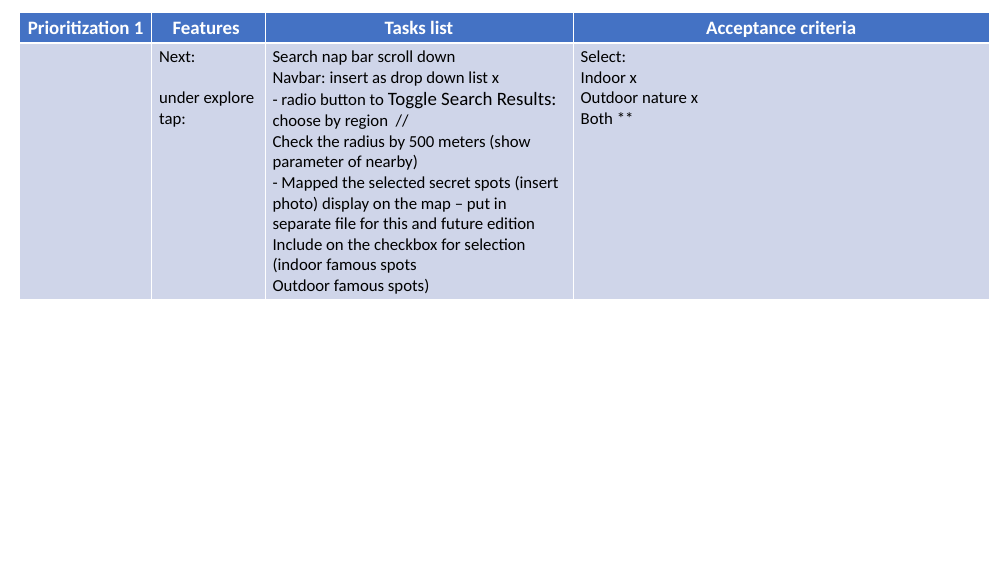
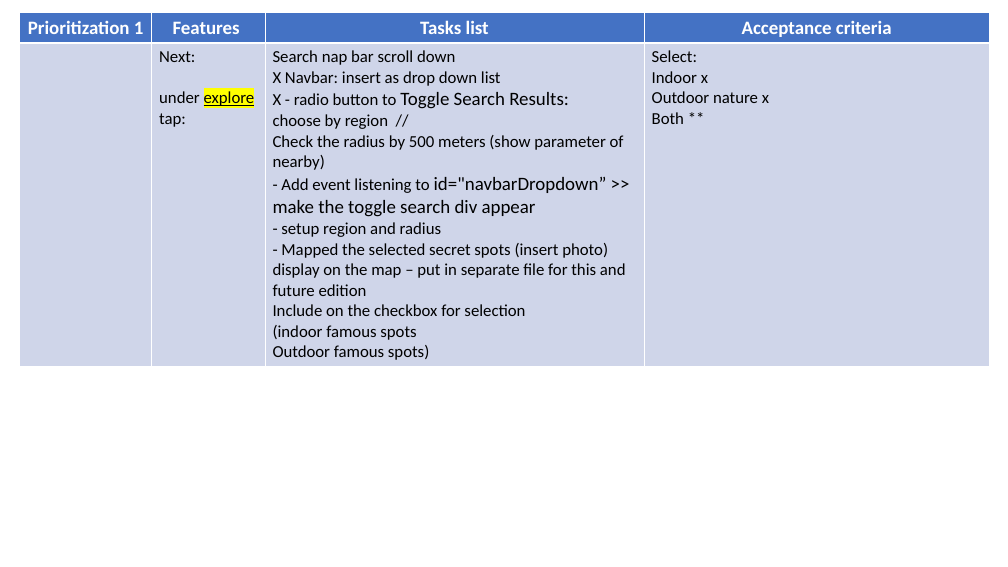
Before and after one commit to annette-p/pre-wedding-photoshoot-locations, a slide deck: slide 9 of wireframe.pptx. Drawn at 1008x567 pixels with LibreOffice and Linux fonts; fonts in the diff are those of the drawing. Boxes give left, top, right and bottom in pixels: in the first picture for what was removed or moved away, otherwise in the second. Text is boxed around its words. In the diff, an @@ line names an element or a change of style, - is before the commit and + after.

Commit message:
set html for Toggle search & recommendation

```diff
--- a/wireframe.pptx
+++ b/wireframe.pptx
@@ table at [20,12,990,364] @@
@@ row 2, column 3: "Search nap bar scroll down / Navbar: insert as drop down list x / - radio button to Toggle Search Results: / choose by region // / Check the radius by 500 meters (show parameter of nearby) / - Mapped the selected secret spots (insert photo) display on the map – put in separate file for this and future edition / Include on the checkbox for selection / (indoor famous spots / Outdoor famous spots)" to "Search nap bar scroll down / X Navbar: insert as drop down list / X - radio button to Toggle Search Results: / choose by region // / Check the radius by 500 meters (show parameter of nearby) / - Add event listening to id="navbarDropdown” >> make the toggle search div appear / - setup region and radius / - Mapped the selected secret spots (insert photo) display on the map – put in separate file for this and future edition / Include on the checkbox for selection / (indoor famous spots / Outdoor famous spots)" @@
@@ highlight none to #FFFF00, underline on in "explore" @@
```
Also in this commit, not shown: 1 other slide changed, 1 other file.
